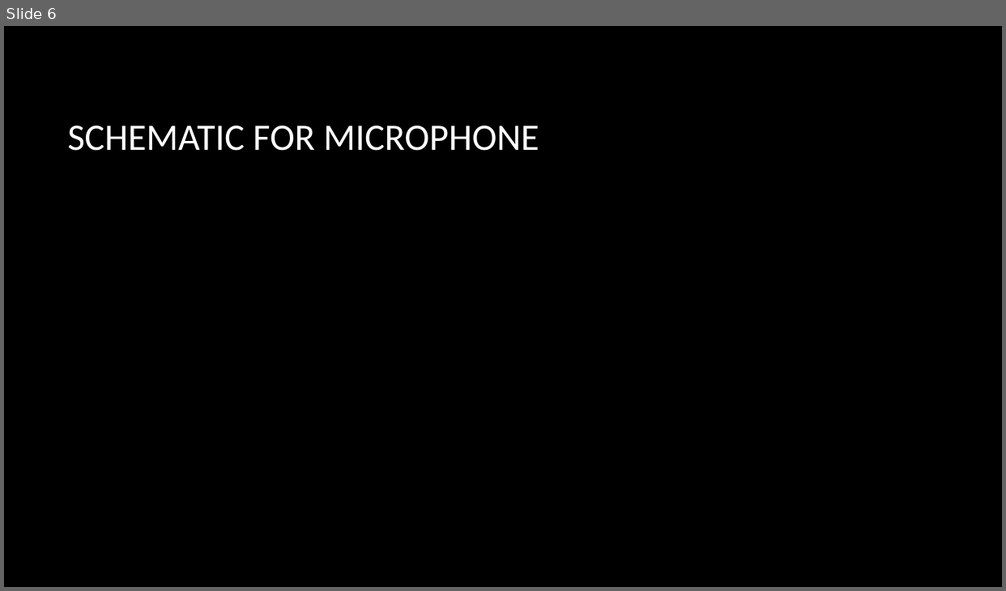
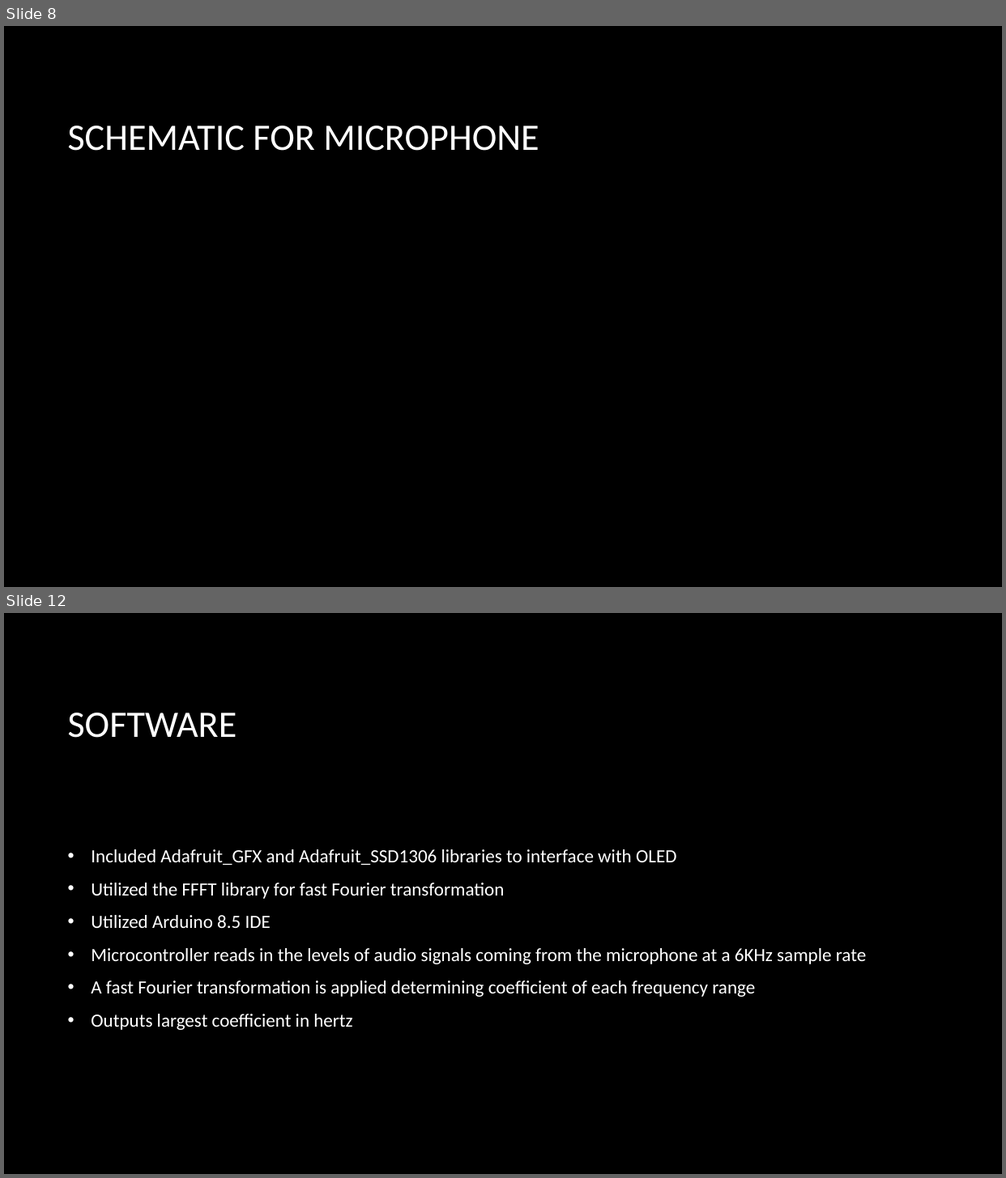
Before and after one commit to TheJonBovi/Pitch_Identifier, a slide deck: embedded C project .pptx. Shown one above the other, each under a label of ours: slide 6 before the commit, slides 8 and 12 after it; the slides between them are not shown. The pictures are 1006x591 and 1006x1178 pixels, drawn with LibreOffice and Linux fonts; fonts in the diff are those of the drawing; background and template pictures are left out. Boxes give left, top, right and bottom in pixels: in the first picture for what was removed or moved away, otherwise in the second. Text is boxed around its words. In the diff, an @@ line names an element or a change of style, - is before the commit and + after.

```diff
--- a/embedded C project .pptx
+++ b/embedded C project .pptx
@@ slide 12 added at bbox=[4, 613, 1002, 1174], background picture (left out) @@
@@ title added at bbox=[68, 713, 237, 738], 36 pt, text #FFFFFF @@
+SOFTWARE
@@ text added at bbox=[91, 850, 866, 1030], 18 pt, text #FFFFFF @@
+• Included Adafruit_GFX and Adafruit_SSD1306 libraries to interface with OLED
+• Utilized the FFFT library for fast Fourier transformation
+• Utilized Arduino 8.5 IDE
+• Microcontroller reads in the levels of audio signals coming from the microphone at a 6KHz sample rate
+• A fast Fourier transformation is applied determining coefficient of each frequency range
+• Outputs largest coefficient in hertz
@@ what was slide 6 is now slide 8 @@
```
Also in this commit, not shown: 8 slides changed, 5 other slides added, 2 slides removed.
